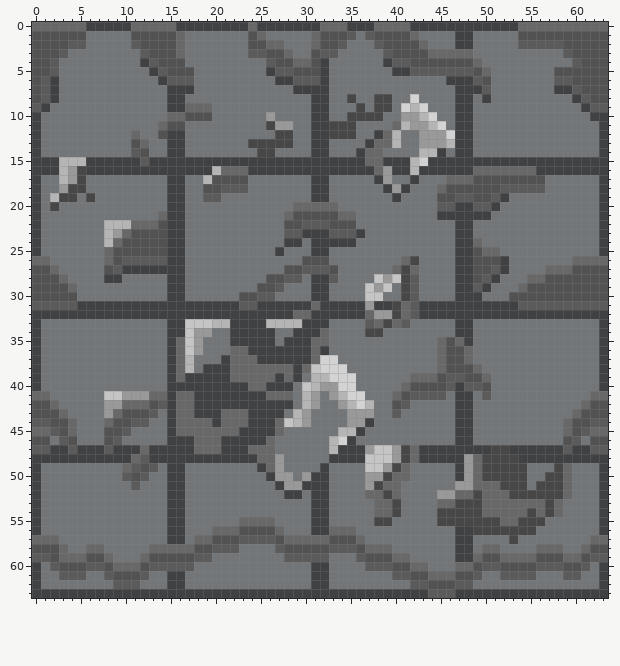
File history of a pixel-art sprite, Assets/Level/WALL_tile_right_frame.png. Above, as it was before the edit.
The file is 64x64 pixels. Colours within 5 levels of each other are drawn and written as one.
After:
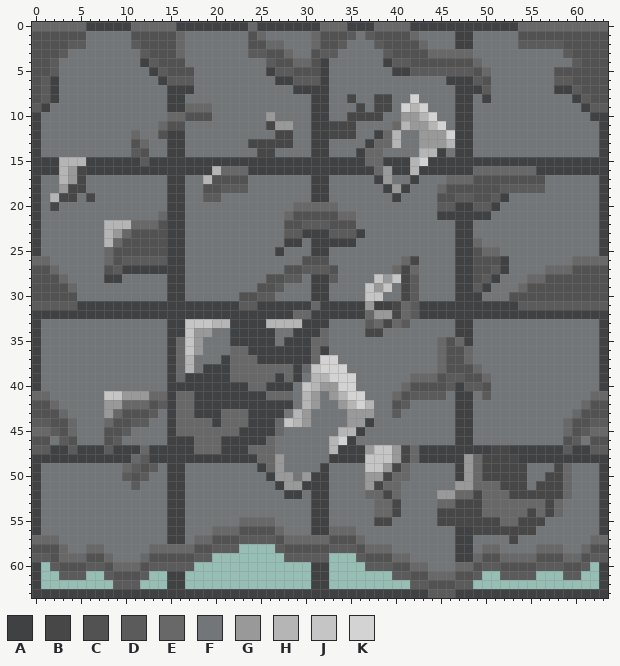
Palette (. is transparent): A #3f4143  B #474747  C #525253  D #5b5b5b  E #686868  F #737679  G #999999  H #b5b5b5  J #c5c5c5  K #d3d3d3
The edit:
Colour F is gone in row 58 at x 23 to 26; in row 59 at x 20 to 27 and 33 to 35; in row 60 at x 1, 18 to 30, 33 to 36 and 62; in row 61 at x 1 to 2, 6 to 7, 13 to 14, 17 to 30, 33 to 39, 50 to 51, 56 to 58 and 61 to 62; in row 62 at x 1 to 8, 12 to 14, 17 to 30, 33 to 41 and 49 to 62.
